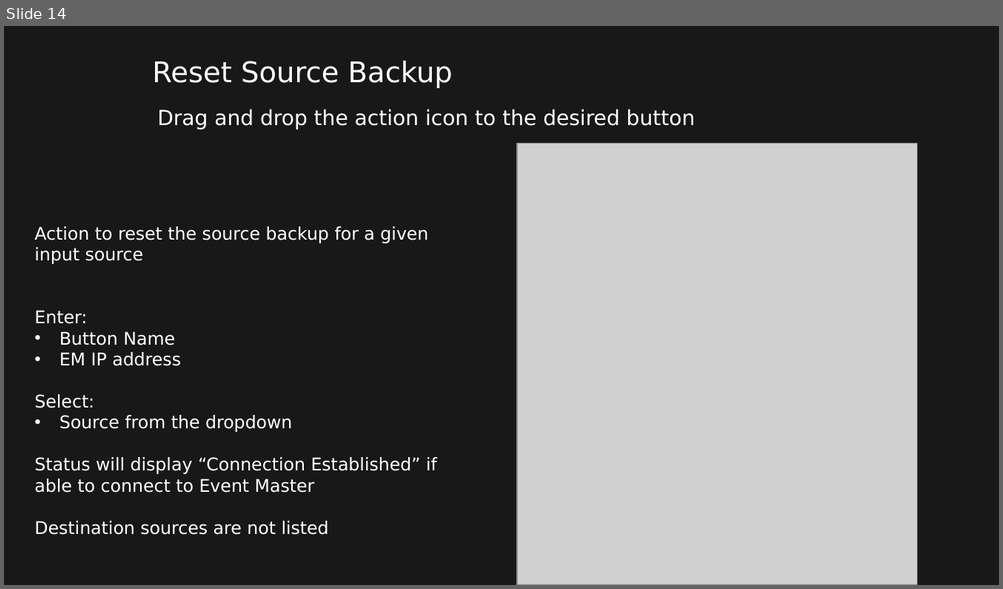
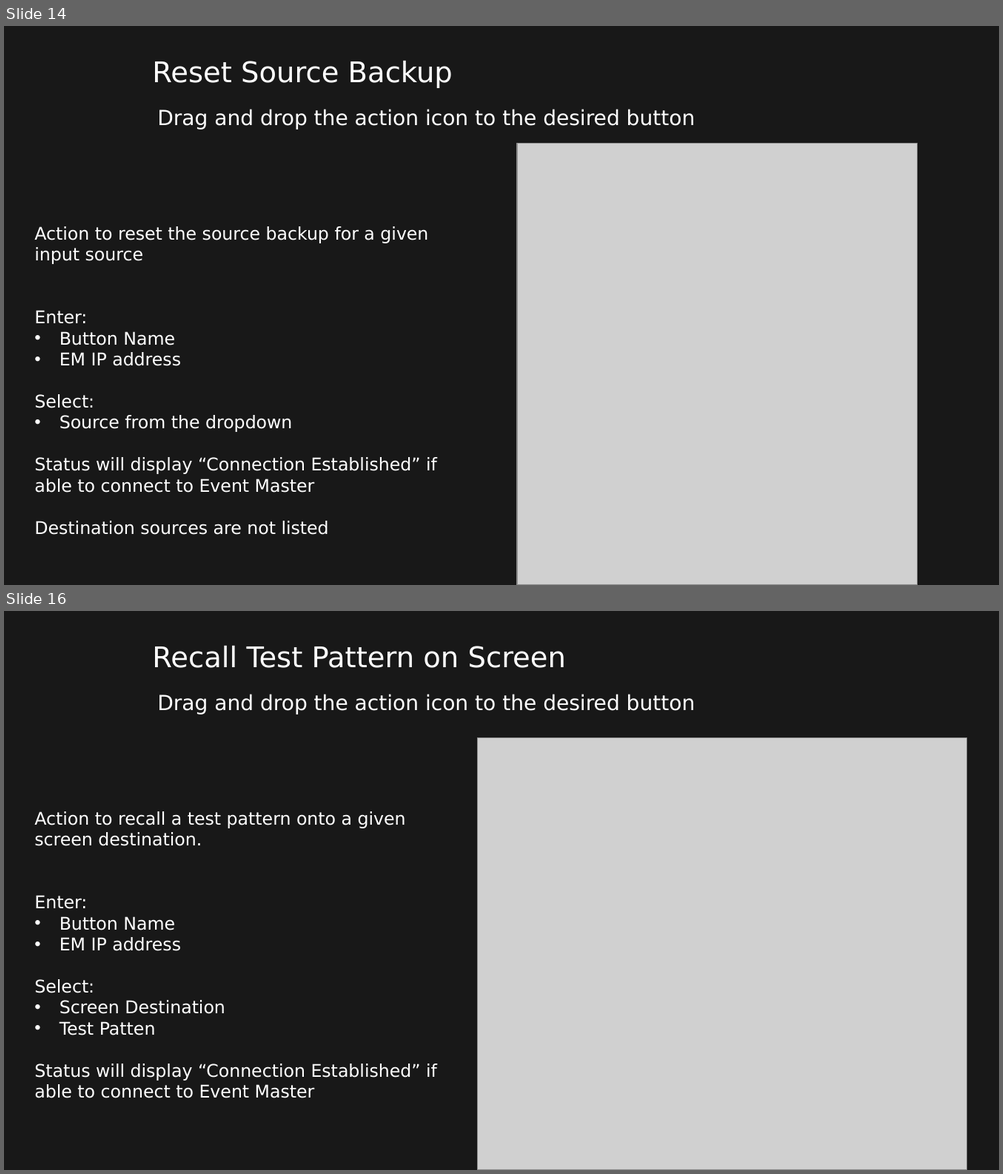
Before and after one commit to robbie78669/streamdeck-eventmaster, a slide deck: Stream Deck for Event Master v3.0.pptx. Shown one above the other, each under a label of ours: slide 14 before the commit, slides 14 and 16 after it; the slides between them are not shown. The pictures are 1003x589 and 1003x1174 pixels, drawn with LibreOffice and Linux fonts; fonts in the diff are those of the drawing; grey boxes stand for pictures; background and template pictures are left out. Boxes give left, top, right and bottom in pixels: in the first picture for what was removed or moved away, otherwise in the second. Text is boxed around its words. In the diff, an @@ line names an element or a change of style, - is before the commit and + after.

Commit message:
v3.0.6 changes
Fixed duplicate test patterns in the dropdown
Added separate icons for each test pattern for both screen and aux destinations

```diff
--- a/Stream Deck for Event Master v3.0.pptx
+++ b/Stream Deck for Event Master v3.0.pptx
@@ slide 16 added at (4,611,999,1170), background #181818 @@
@@ title added at (152,645,566,668), 26 pt, text #FFFFFF @@
+Recall Test Pattern on Screen
@@ text added at (157,694,695,715), 19 pt, text #FFFFFF @@
+Drag and drop the action icon to the desired button
@@ picture added at (478,738,966,1170) @@
@@ text added at (34,812,437,1099), 16 pt, text #FFFFFF @@
+Action to recall a test pattern onto a given screen destination.
+Enter:
+• Button Name
+• EM IP address
+Select:
+• Screen Destination
+• Test Patten
+Status will display “Connection Established” if able to connect to Event Master
```
Also in this commit, not shown: 2 slides changed, 1 other slide added, 53 other files.
